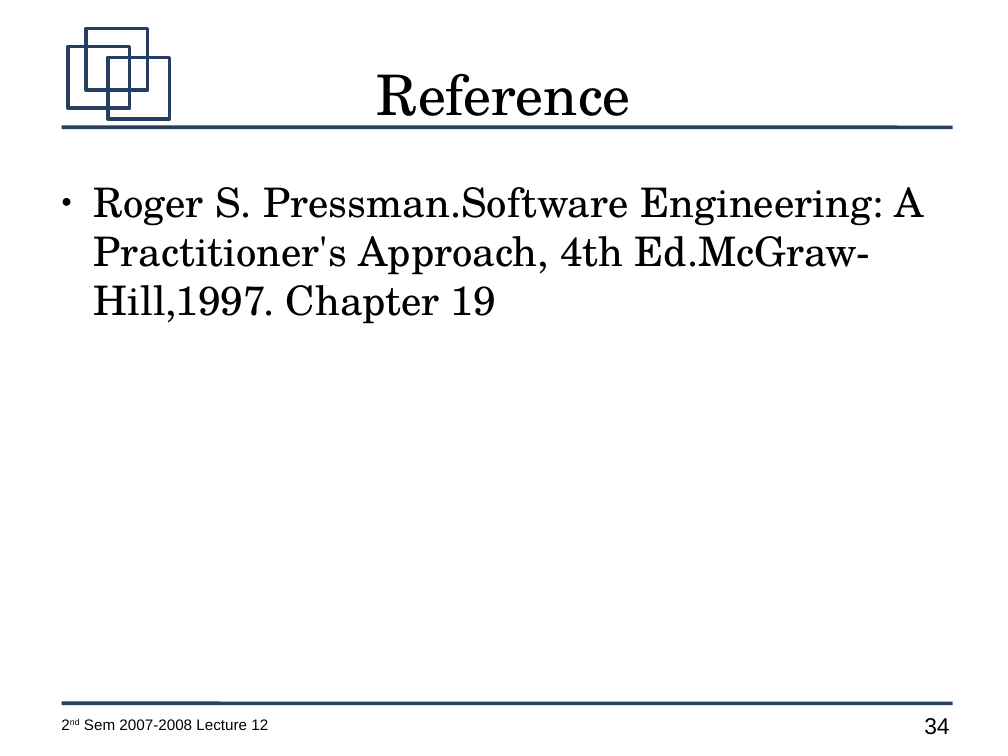
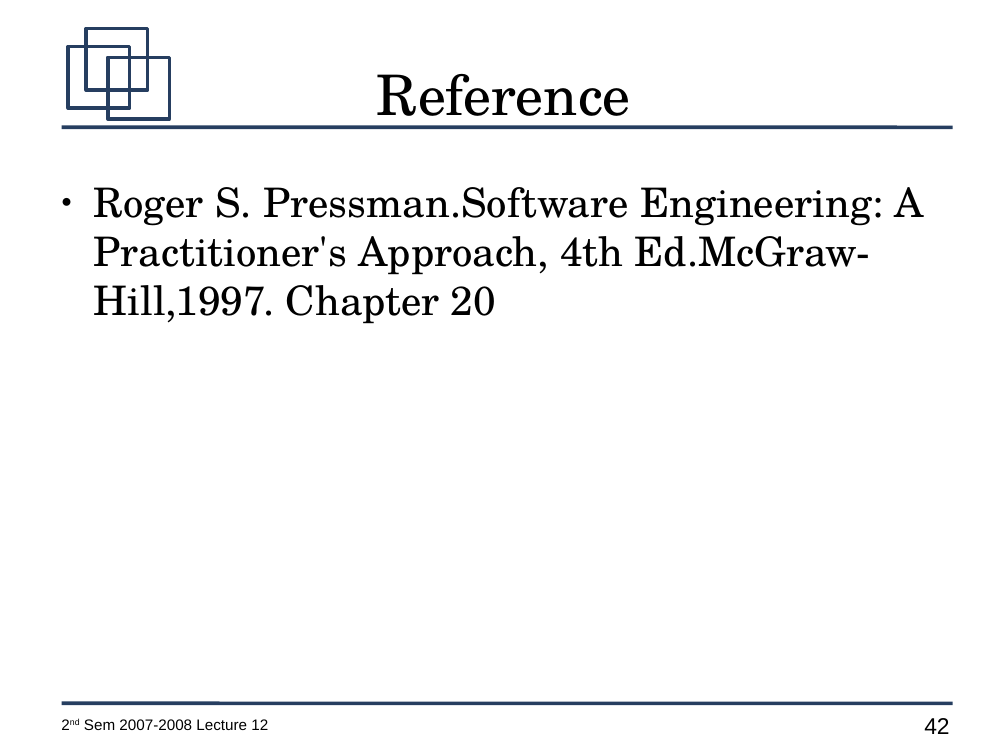
Before and after one commit to jachermocilla/jach-homepage, a slide deck: slide 42 of CMSC128-2nd-Sem-2007-L12.odp (slide 34 before the commit). Drawn at 1008x756 pixels with LibreOffice and Linux fonts; fonts in the diff are those of the drawing. Boxes give left, top, right and bottom in pixels: in the first picture for what was removed or moved away, otherwise in the second. Text is boxed around its words. In the diff, an @@ line names an element or a change of style, - is before the commit and + after.

```diff
--- a/CMSC128-2nd-Sem-2007-L12.odp
+++ b/CMSC128-2nd-Sem-2007-L12.odp
@@ text at <box>94,187,924,324</box>: text changed @@
-● Roger S. Pressman.Software Engineering: A Practitioner's Approach, 4th Ed.McGraw-Hill,1997. Chapter 19
+● Roger S. Pressman.Software Engineering: A Practitioner's Approach, 4th Ed.McGraw-Hill,1997. Chapter 20
@@ page number at <box>924,718,949,734</box>: text changed @@
-34
+42
```
Also in this commit, not shown: 12 other slides changed, 9 slides added, 1 slide removed.
